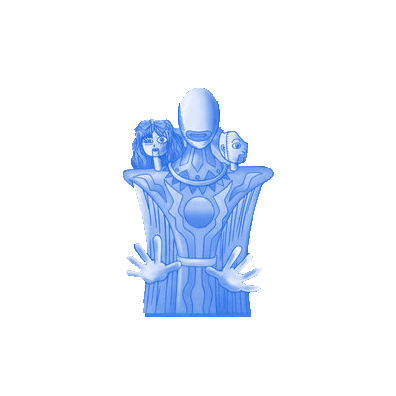
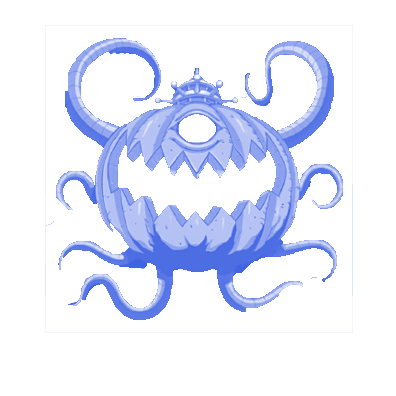
Layered file, before and after one edit (396 × 396). Changes by layer:
added layer "Camada 26" above "Camada 25" over [45, 25, 353, 333]
hid "Camada 9", painted on it over [123, 88, 274, 317]
